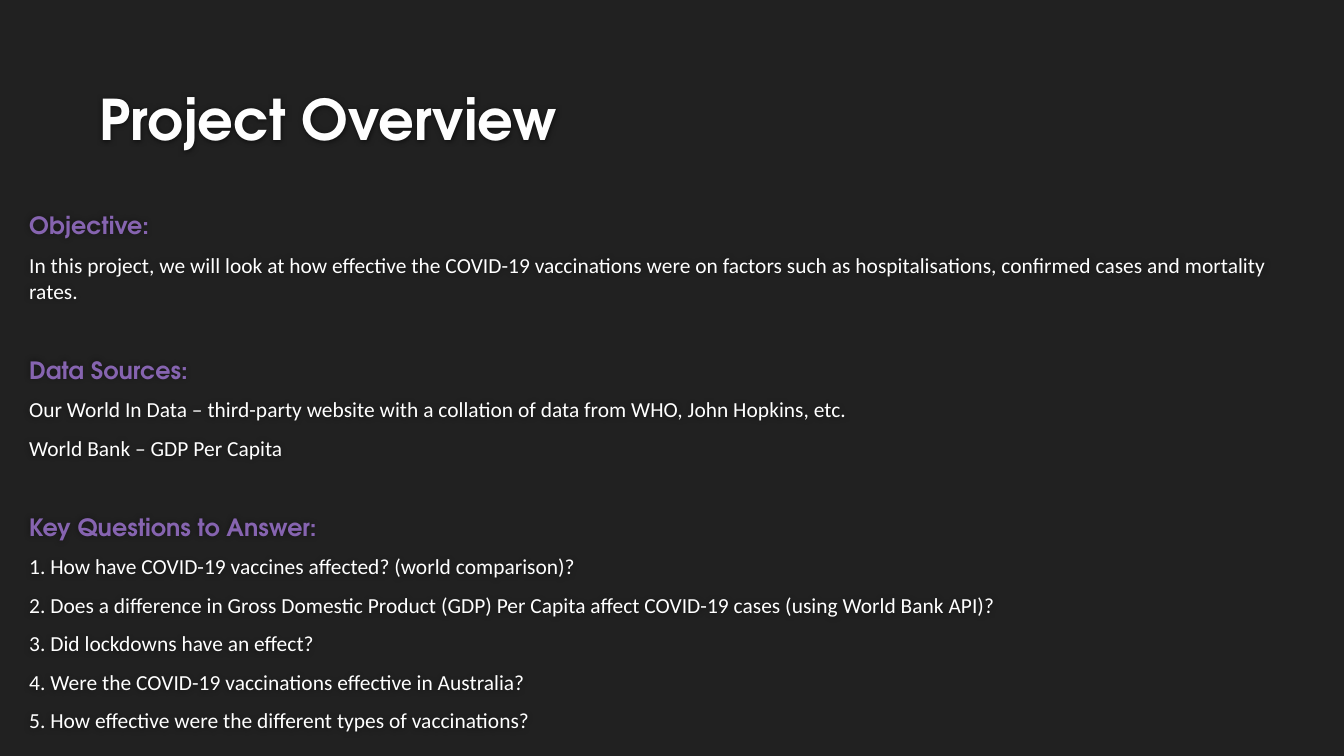
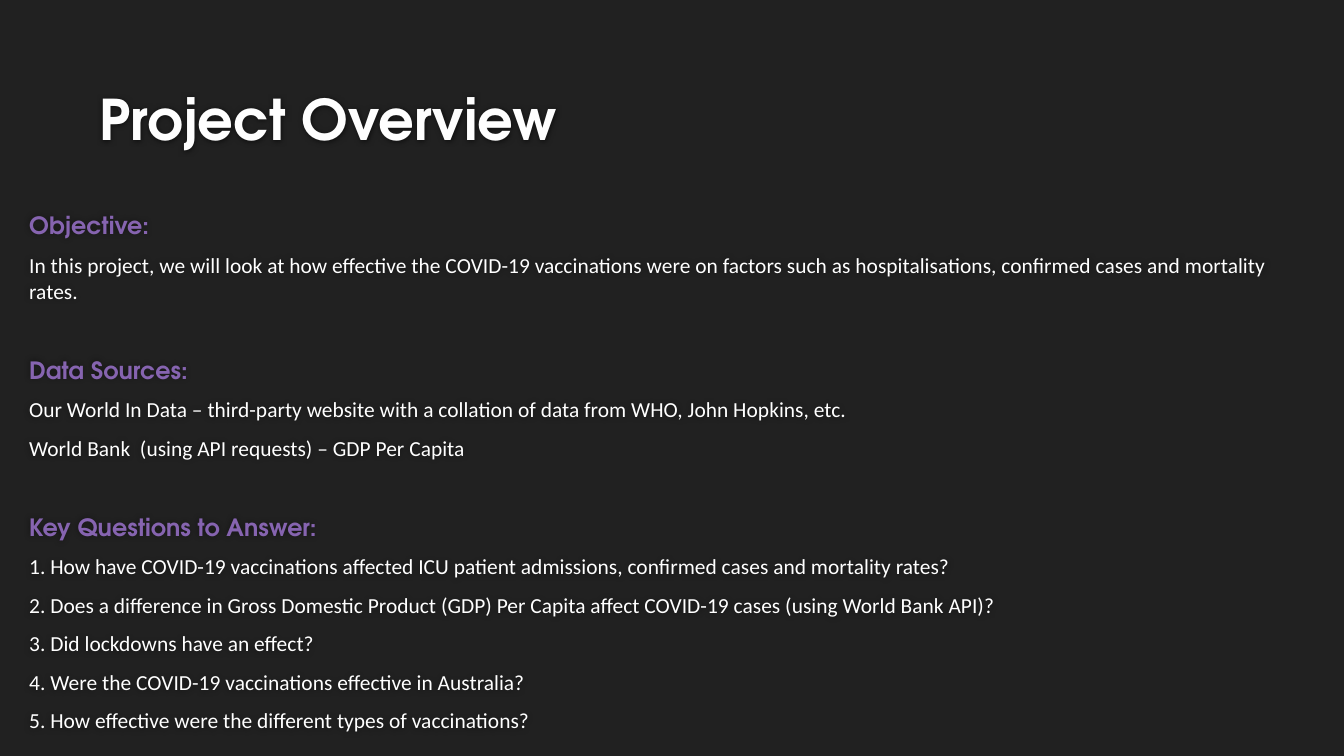
Before and after one commit to cmorrow28/project_one, a slide deck: slide 3 of Covid19_Presentation_Final.pptx. Drawn at 1344x756 pixels with LibreOffice and Linux fonts; fonts in the diff are those of the drawing; background and template pictures are left out. Boxes give left, top, right and bottom in pixels: in the first picture for what was removed or moved away, otherwise in the second. Text is boxed around its words. In the diff, an @@ line names an element or a change of style, - is before the commit and + after.

Commit message:
Presentation_Update

```diff
--- a/Covid19_Presentation_Final.pptx
+++ b/Covid19_Presentation_Final.pptx
@@ text at (x1=29, y1=440, x2=464, y2=460): text changed @@
-World Bank – GDP Per Capita
+World Bank (using API requests) – GDP Per Capita
@@ text at (x1=29, y1=559, x2=949, y2=578): text changed @@
-1. How have COVID-19 vaccines affected? (world comparison)?
+1. How have COVID-19 vaccinations affected ICU patient admissions, confirmed cases and mortality rates?
```
Also in this commit, not shown: 1 other slide changed, 1 slide removed.
